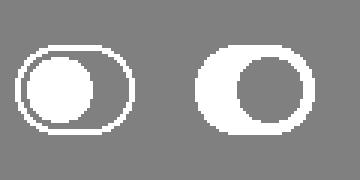
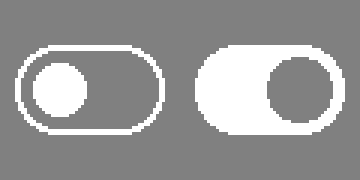
Layers edited between the first and the second (360, 180) image:
painted on "on" over [237, 45, 345, 135]
painted on "off" over [27, 45, 165, 135]
